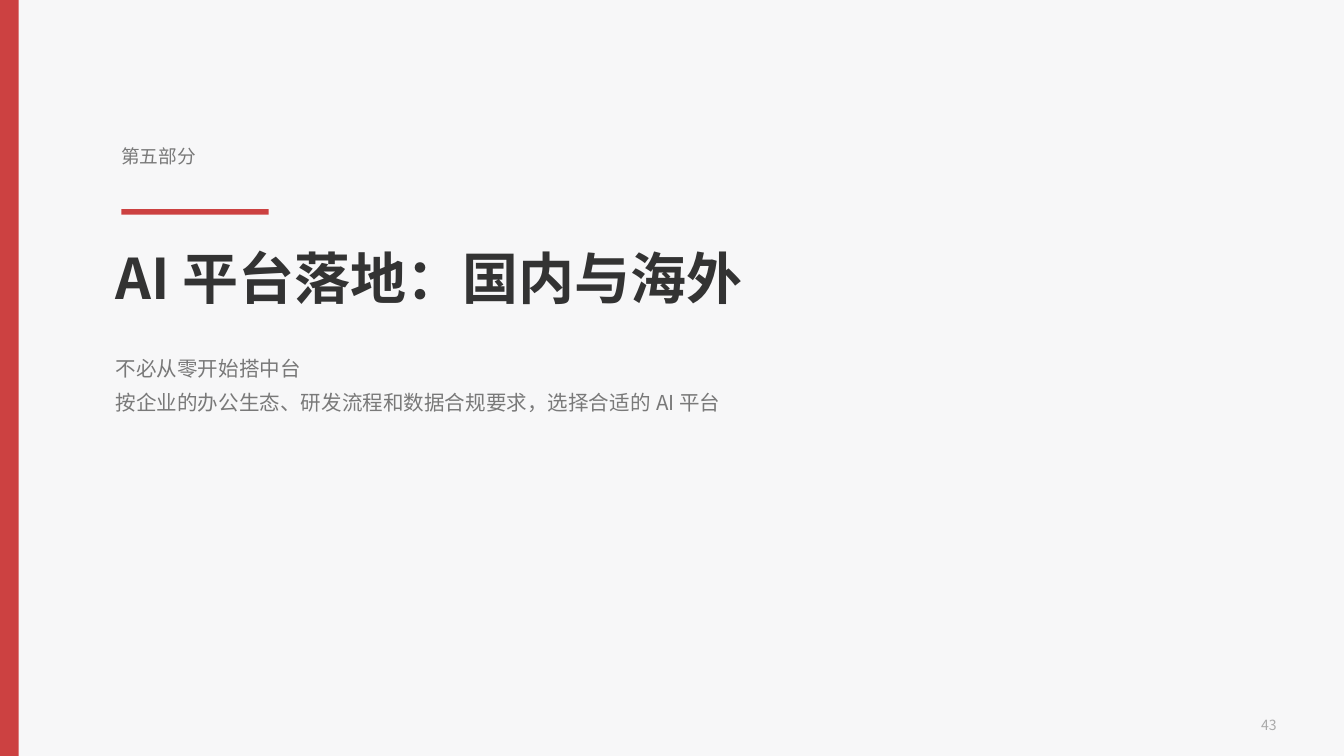
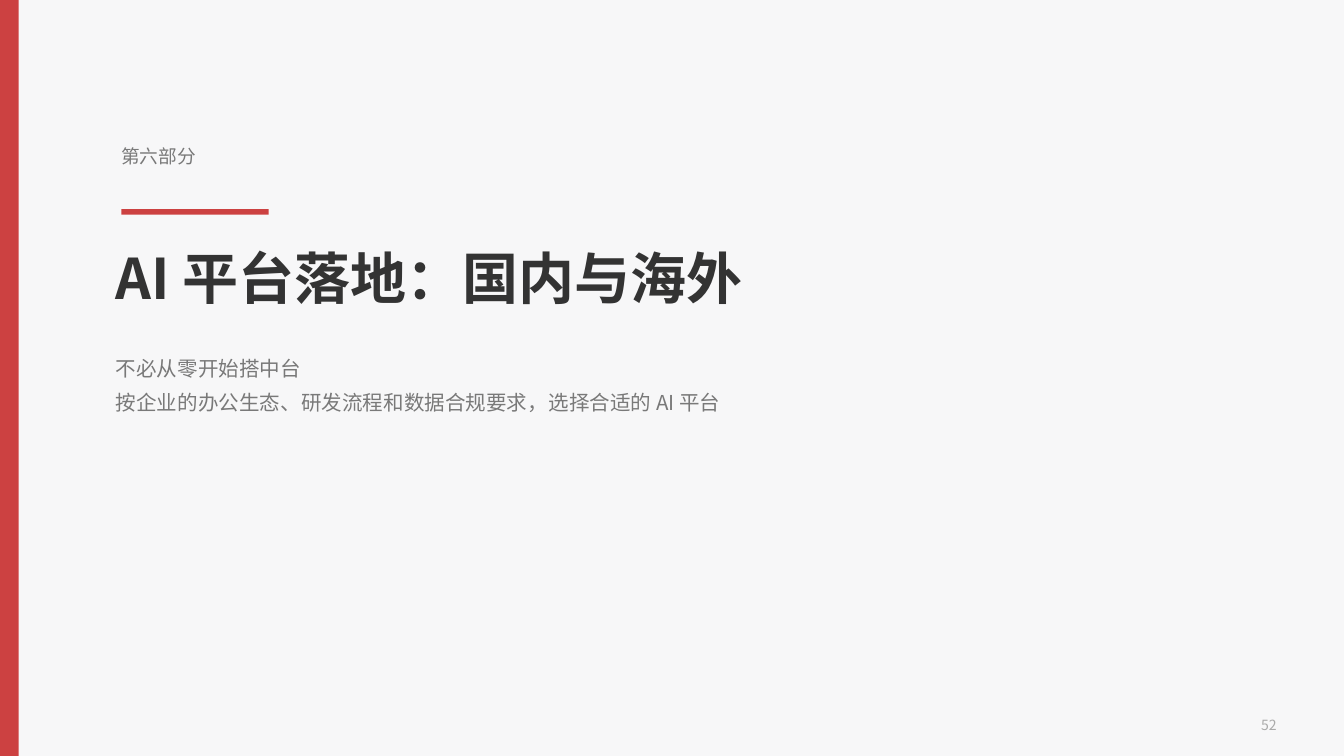
Before and after one commit to hveraus/ssw-business, a slide deck: slide 52 of SSW AI 业务_v2/SSW AI 业务_v3.pptx (slide 43 before the commit). Drawn at 1344x756 pixels with LibreOffice and Linux fonts; fonts in the diff are those of the drawing. Boxes give left, top, right and bottom in pixels: in the first picture for what was removed or moved away, otherwise in the second. Text is boxed around its words. In the diff, an @@ line names an element or a change of style, - is before the commit and + after.

```diff
--- a/SSW AI 业务_v2/SSW AI 业务_v3.pptx
+++ b/SSW AI 业务_v2/SSW AI 业务_v3.pptx
@@ text at [121, 147, 195, 165]: text changed @@
-第五部分
+第六部分
@@ text at [1261, 720, 1277, 730]: text changed @@
-43
+52
```
Also in this commit, not shown: 25 other slides changed, 2 other files.
